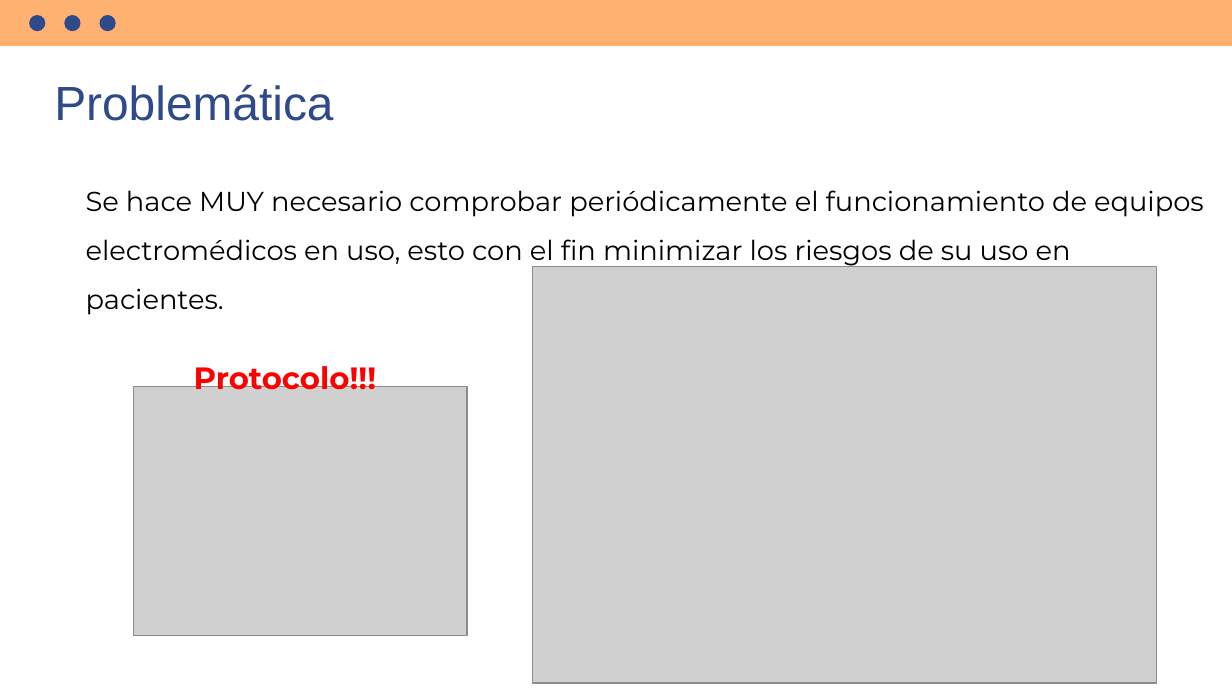
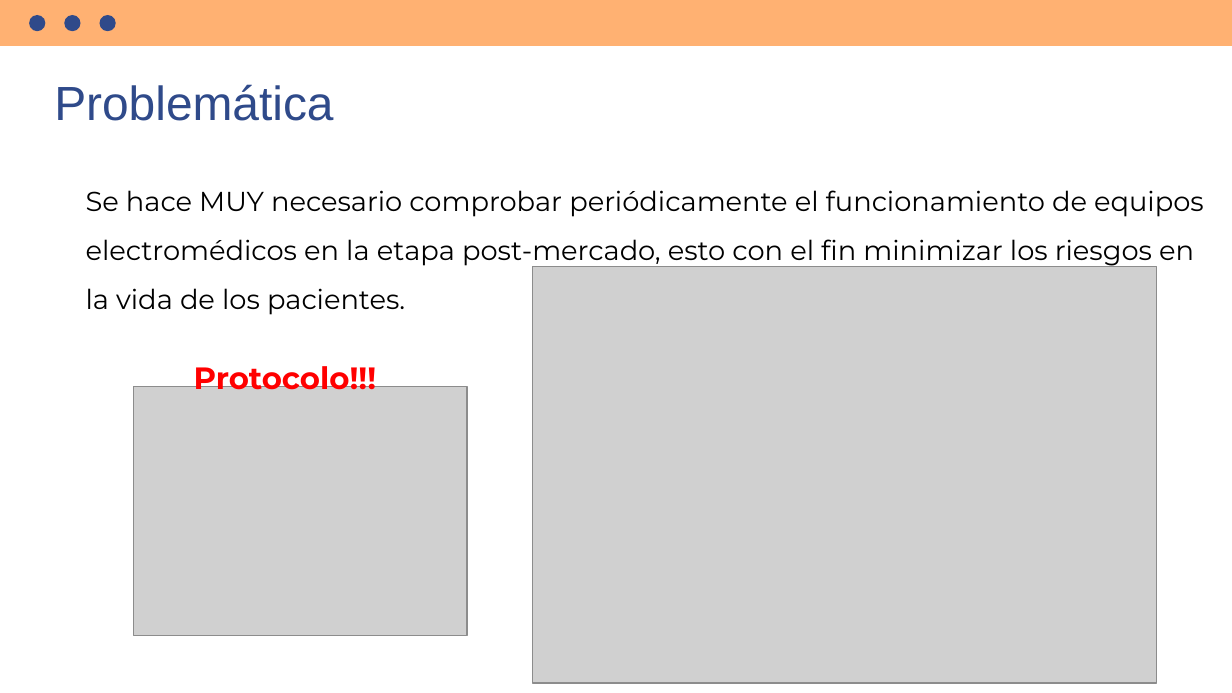
Before and after one commit to emito121/PFT-TIB, a slide deck: slide 3 of PFT Defensa - Emiliano Alvarez.pptx. Drawn at 1232x693 pixels with LibreOffice and Linux fonts; fonts in the diff are those of the drawing; grey boxes stand for pictures. Boxes give left, top, right and bottom in pixels: in the first picture for what was removed or moved away, otherwise in the second. Text is boxed around its words. In the diff, an @@ line names an element or a change of style, - is before the commit and + after.

```diff
--- a/PFT Defensa - Emiliano Alvarez.pptx
+++ b/PFT Defensa - Emiliano Alvarez.pptx
@@ text at [86,190,1204,315]: text changed @@
-Se hace MUY necesario comprobar periódicamente el funcionamiento de equipos electromédicos en uso, esto con el fin minimizar los riesgos de su uso en pacientes.
+Se hace MUY necesario comprobar periódicamente el funcionamiento de equipos electromédicos en la etapa post-mercado, esto con el fin minimizar los riesgos en la vida de los pacientes.
```
Also in this commit, not shown: 4 other slides changed, 2 other files.
